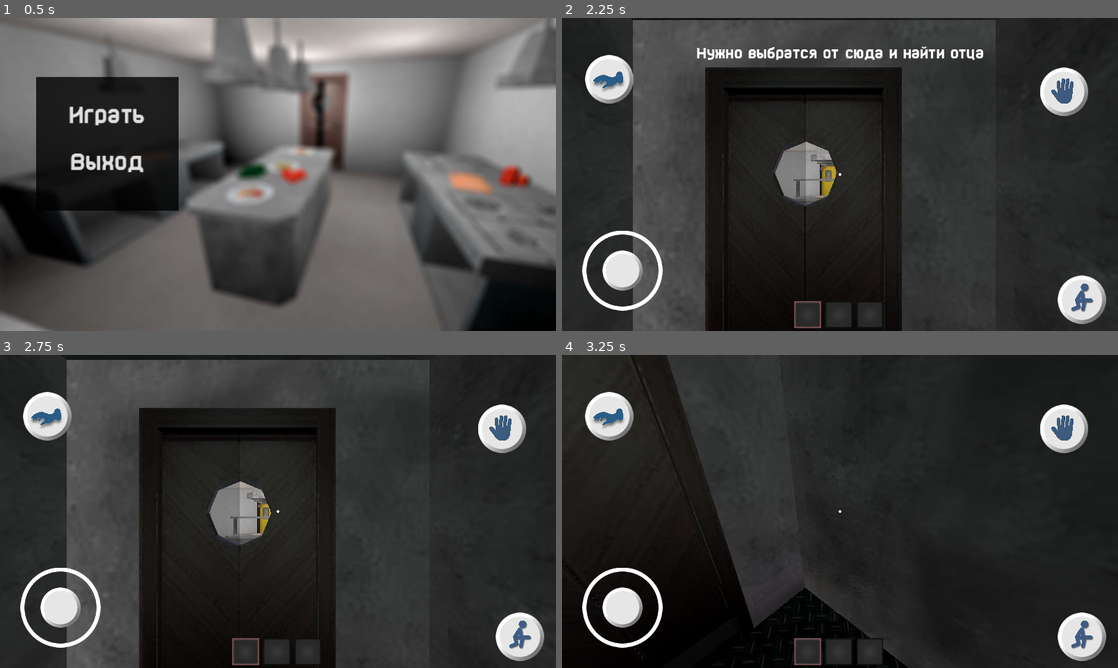
Above: before the commit, frames 1-4 (two rows, left to right).
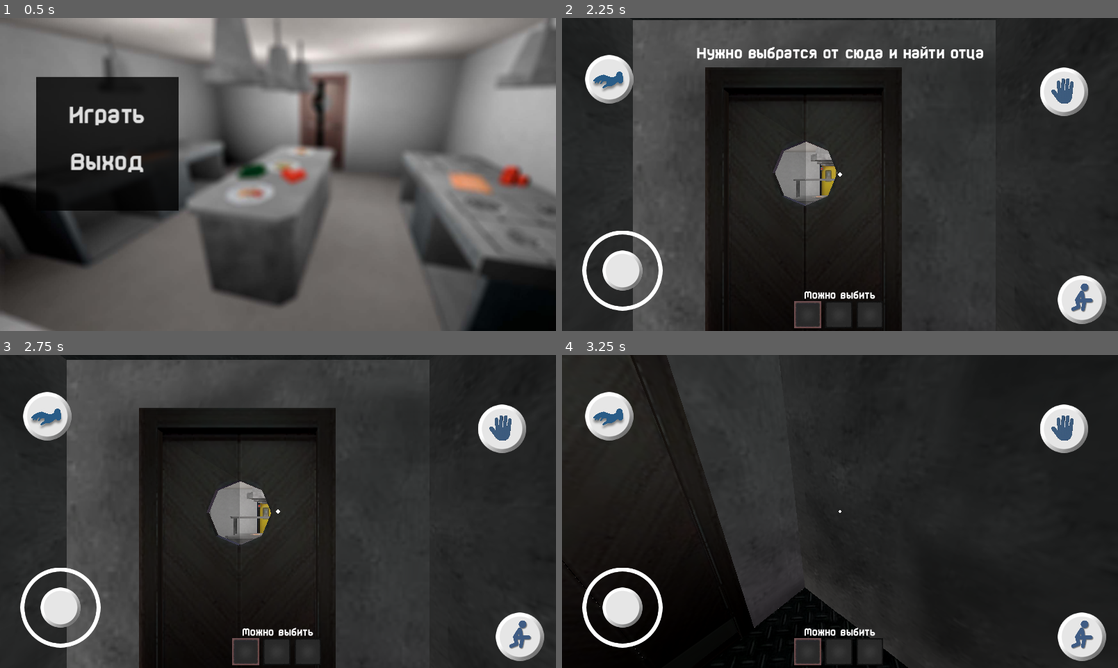
Above: after the commit, the same moments.

Repository: EnotCoder/BadCheff
Game: Godot game, scene res://ACTS/ACTS/menu.tscn
The game is run twice, just before and just after one commit, with the same random seed, the same clock (stepped at 60 frames per second) and the same inputs.
Inputs (mouse positions are in pixels of both pictures, inside the frame that each line leads up to):
- Up to frame 1 (0.5 s): no input
- Up to frame 2 (2.25 s): click "Играть" at 0.5 s; move the mouse to (962, 158) at 1.27 s; hold Right (ui_right) 1.28-2 s; tap A (a) at 1.35 s; click (962, 158) at 1.42 s; tap D (d) at 1.55 s; click (1062, 93) at 2 s
- Up to frame 3 (2.75 s): no input
- Up to frame 4 (3.25 s): drag from (728, 527) to (812, 574) at 2.77 s

Frame 1 is identical in both runs. In frame 2, 0.2% of the frame differs, in the area x 43-57%, y 49-90%; in frame 3, 0.2%; in frame 4, 0.2%.
Error before the commit: Invalid assignment of property or key 'scale' with value of type 'Vector2' on a base object of type 'null instance'. (res://Player/scripts/player_controler.gd:…

Commit message:
Fix null cursor reference in player_controler
Node path had a stray space ('Control / cursor' -> 'Control/cursor'),
so $.scale assignment hit a null instance on the main scene.

Diff:
--- a/Player/scripts/player_controler.gd
+++ b/Player/scripts/player_controler.gd
@@ -60,15 +60,15 @@
 	if ray_cast.is_colliding():
 		var hit := ray_cast.get_collider()
 		if hit:
-			$"Control / cursor".scale = Vector2(6, 6)
+			$"Control/cursor".scale = Vector2(6, 6)
 			if Input.is_action_just_pressed("left_click") and hit.has_method("main"):
 				hit.main()
 			if hit.has_method("main_delta"):
 				hit.main_delta()
 		else:
-			$"Control / cursor".scale = Vector2(6, 6)
+			$"Control/cursor".scale = Vector2(6, 6)
 	else:
-		$"Control / cursor".scale = Vector2(4, 4)
+		$"Control/cursor".scale = Vector2(4, 4)
 
 func _ready() -> void:
 	Dialog.show_say("Нужно выбратся от сюда и найти отца")
Not shown, added: widget/loading_screen.gd.uid
